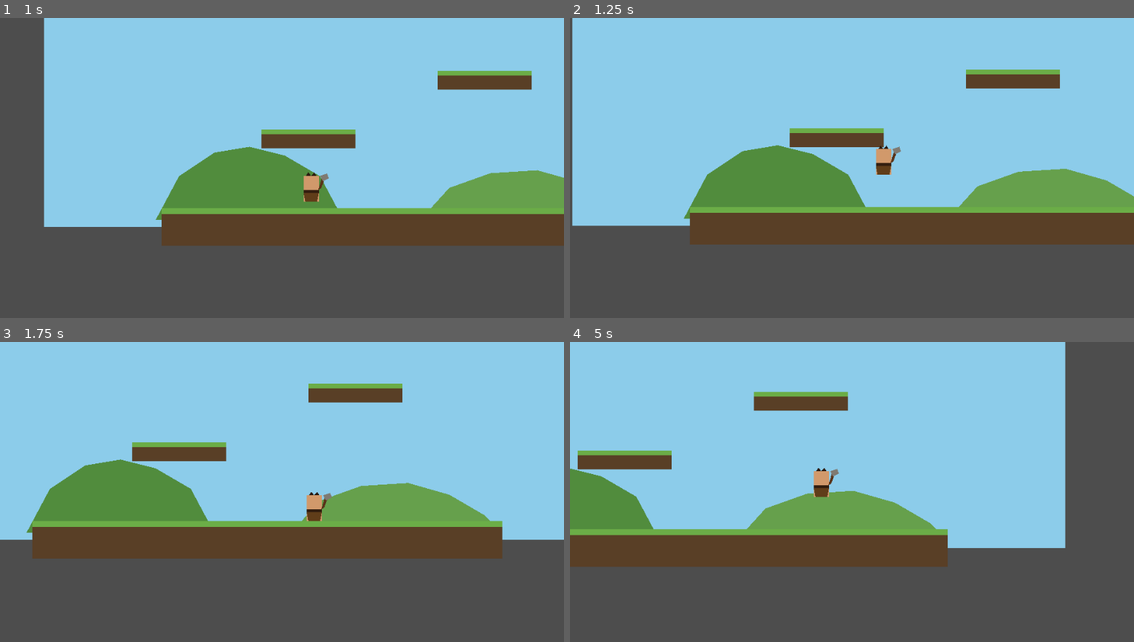
Above: before the commit, frames 1-4 (two rows, left to right).
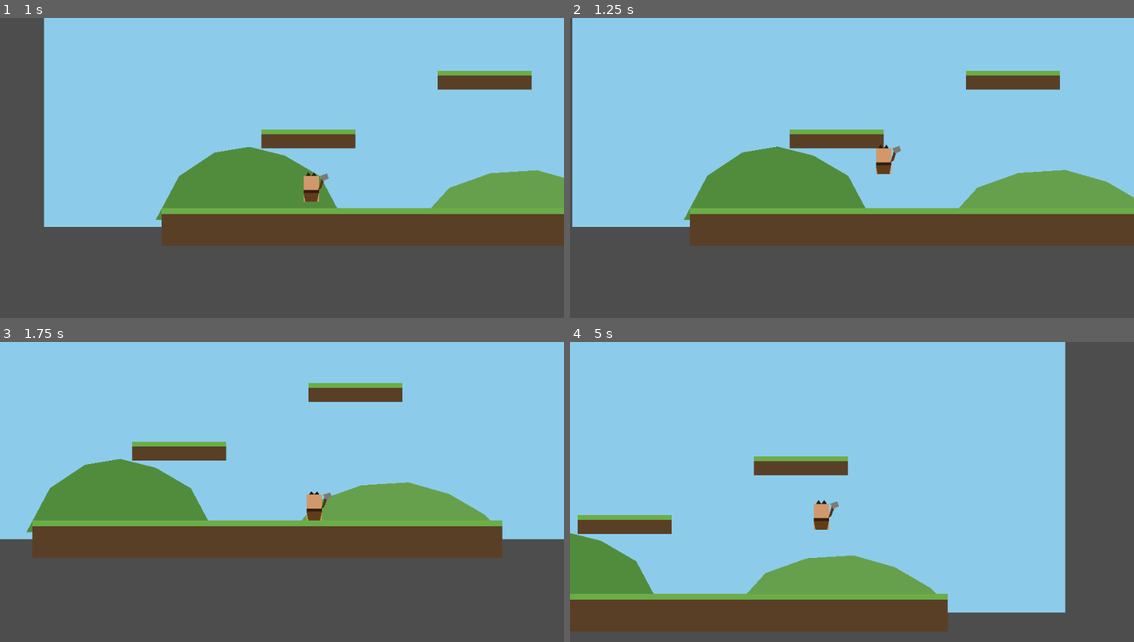
Above: after the commit, the same moments.

Repository: BrettSaley/Godot-platformer
Game: Godot game, scene res://scenes/Main.tscn
Two runs of this game, one before a commit and one after it. Both use one fixed random seed, a clock stepped at 60 frames per second and the inputs below.
Inputs:
- Up to frame 1 (1 s): tap Enter (ui_accept) at 0.5 s; hold D (move_right) from 0.53 s (still down); tap W (jump) at 0.6, 0.77 s
- Up to frame 2 (1.25 s): keep holding D (move_right); tap W (jump) at 1.07 s
- Up to frame 3 (1.75 s): keep holding D (move_right); tap W (jump) at 1.35, 1.52 s
- Up to frame 4 (5 s): tap W (jump) at 1.82, 2.1, 2.85, 3.02, 3.32, 3.6, 3.77, 4.07, 4.35, 4.52, 4.82 s; release D (move_right) at 2.03 s; hold A (move_left) 2.03-2.78 s; hold D (move_right) 2.78-4.28 s; hold A (move_left) from 4.28 s (still down)

Frame 1 is identical in both runs. In frame 2, 2.0% of the frame differs, in the area x 0-100%, y 17-76%; in frame 3, 1.1%; in frame 4, 36%, in the area x 0-88%, y 16-97%.

Commit message:
Add escalating jump combo
Each jump while the combo is active adds to the jump velocity, up
to a cap of 5 stacks. Going 2+ seconds without jumping resets the
combo back to the base jump height.

Co-Authored-By: Claude Sonnet 5 <noreply@anthropic.com>

Diff:
--- a/scripts/player.gd
+++ b/scripts/player.gd
@@ -1,17 +1,29 @@
 extends CharacterBody2D
 
 const SPEED = 300.0
-const JUMP_VELOCITY = -400.0
+const BASE_JUMP_VELOCITY = -400.0
+const JUMP_VELOCITY_INCREMENT = -40.0
+const MAX_JUMP_COMBO = 5
+const JUMP_COMBO_RESET_TIME = 2.0
+
+var jump_combo := 0
+var time_since_last_jump := JUMP_COMBO_RESET_TIME + 1.0
 
 func _physics_process(delta: float) -> void:
 	if not is_on_floor():
 		velocity.y += ProjectSettings.get_setting("physics/2d/default_gravity") * delta
 
+	time_since_last_jump += delta
+
 	var jump_pressed := Input.is_action_just_pressed("ui_up") \
 		or Input.is_action_just_pressed("ui_accept") \
 		or Input.is_action_just_pressed("jump")
 	if jump_pressed and is_on_floor():
-		velocity.y = JUMP_VELOCITY
+		if time_since_last_jump > JUMP_COMBO_RESET_TIME:
+			jump_combo = 0
+		jump_combo = mini(jump_combo + 1, MAX_JUMP_COMBO)
+		velocity.y = BASE_JUMP_VELOCITY + JUMP_VELOCITY_INCREMENT * (jump_combo - 1)
+		time_since_last_jump = 0.0
 
 	var direction := clampf(Input.get_axis("ui_left", "ui_right") + Input.get_axis("move_left", "move_right"), -1.0, 1.0)
 	if direction:
